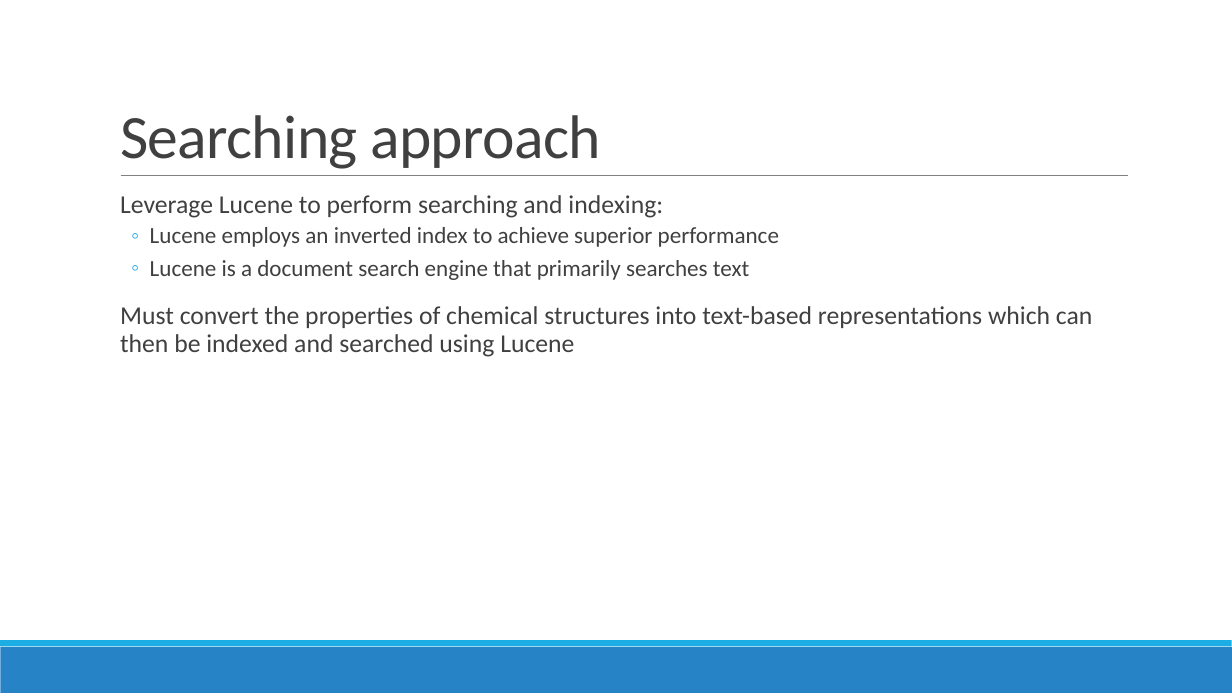
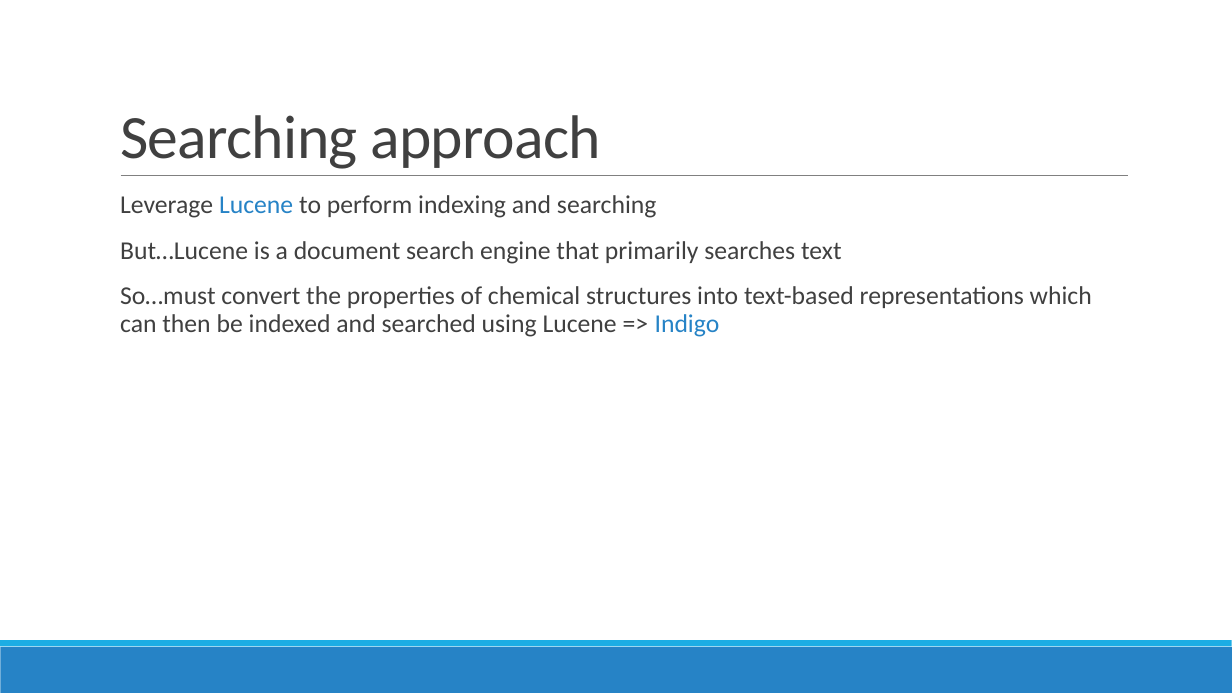
Before and after one commit to jvaneikeren/ChemicalStructureSearchingDemo, a slide deck: slide 8 of Presentation.pptx. Drawn at 1232x693 pixels with LibreOffice and Linux fonts; fonts in the diff are those of the drawing. Boxes give left, top, right and bottom in pixels: in the first picture for what was removed or moved away, otherwise in the second. Text is boxed around its words. In the diff, an @@ line names an element or a change of style, - is before the commit and + after.

```diff
--- a/Presentation.pptx
+++ b/Presentation.pptx
@@ text at box(120, 195, 1092, 337): text changed @@
-  Leverage Lucene to perform searching and indexing:
-  ◦ Lucene employs an inverted index to achieve superior performance
-  ◦ Lucene is a document search engine that primarily searches text
-  Must convert the properties of chemical structures into text-based representations which can then be indexed and searched using Lucene
+  Leverage Lucene to perform indexing and searching
+  But…Lucene is a document search engine that primarily searches text
+  So…must convert the properties of chemical structures into text-based representations which can then be indexed and searched using Lucene => Indigo
```
Also in this commit, not shown: 8 other slides changed, 7 other files.
